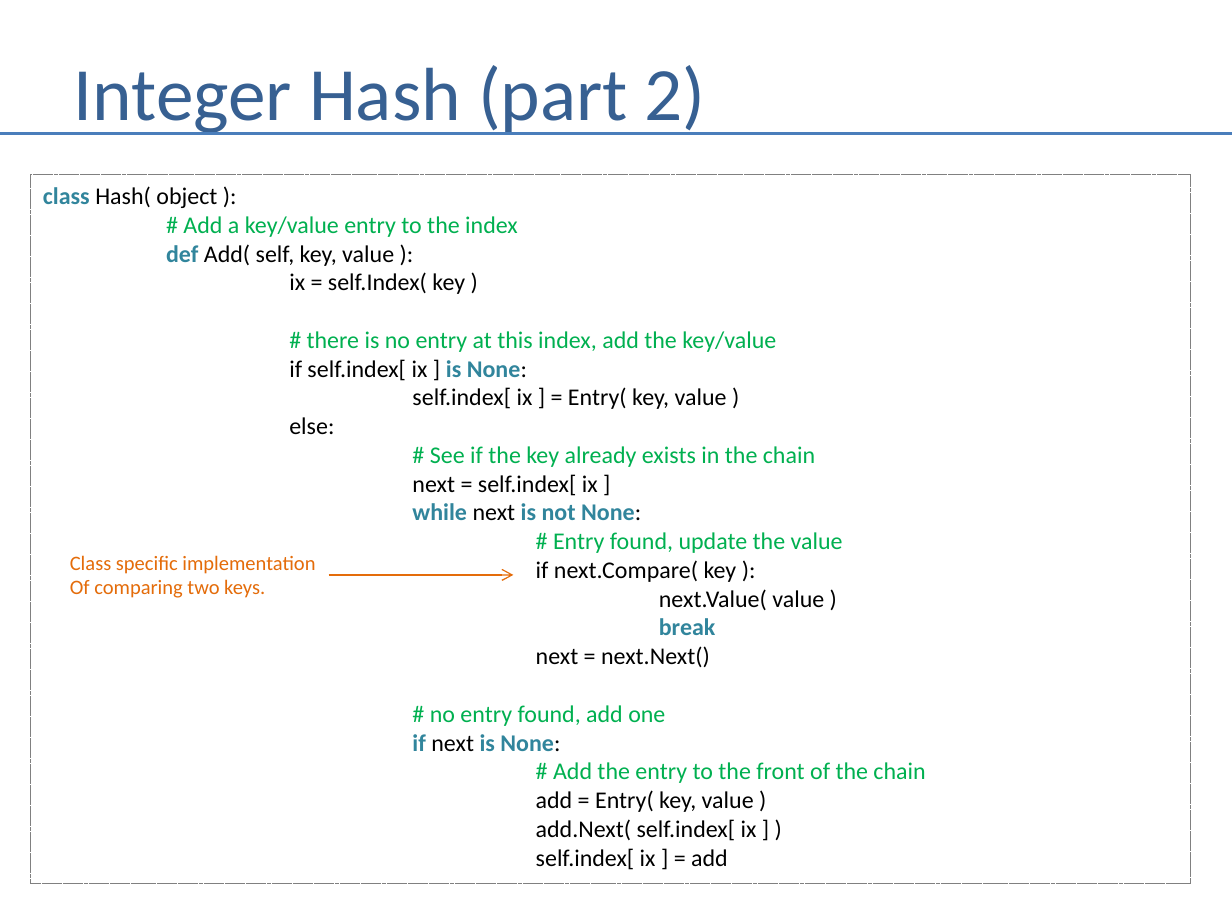
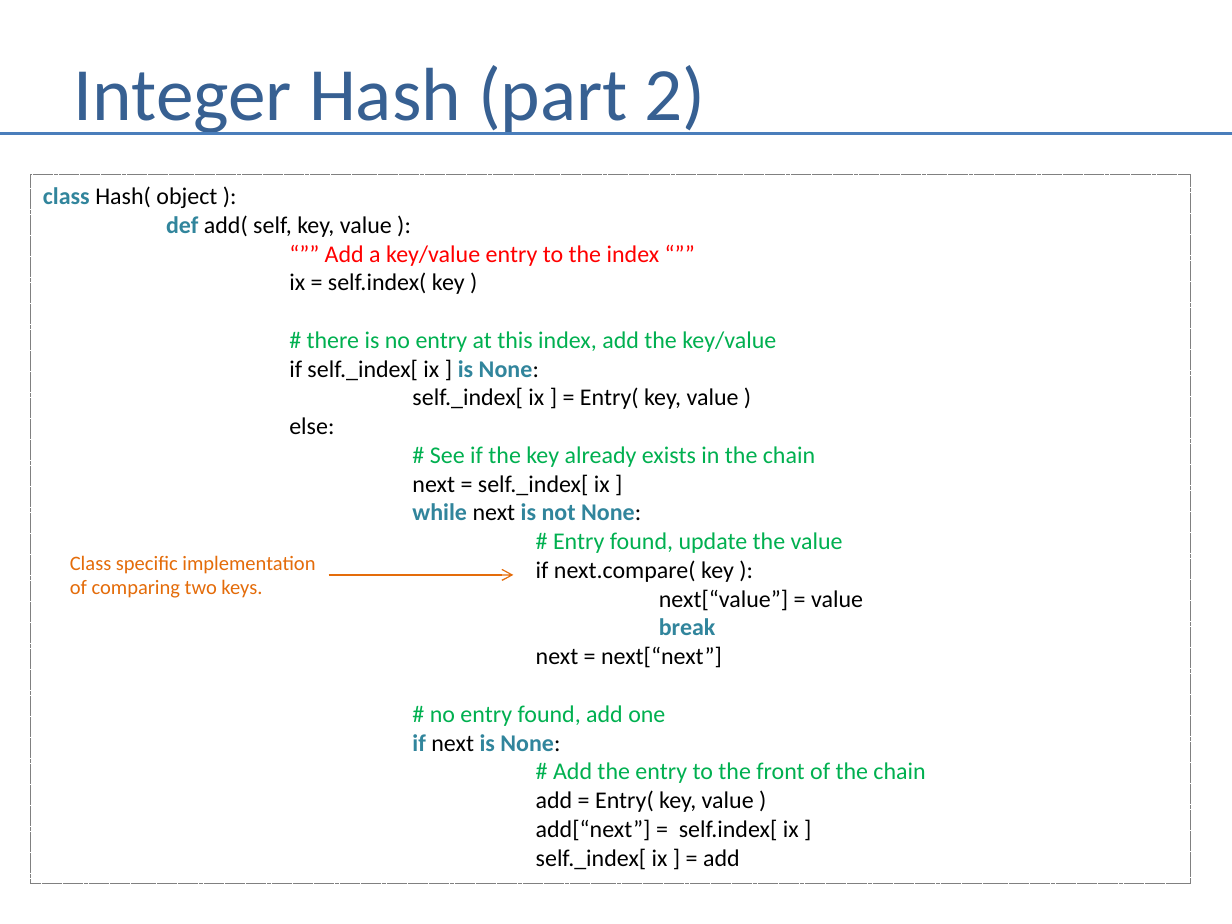
Before and after one commit to andrewferlitsch/Portland-Data-Science-Group, a slide deck: slide 86 of Presentations/Whiteboarding.pptx. Drawn at 1232x924 pixels with LibreOffice and Linux fonts; fonts in the diff are those of the drawing. Boxes give left, top, right and bottom in pixels: in the first picture for what was removed or moved away, otherwise in the second. Text is boxed around its words. In the diff, an @@ line names an element or a change of style, - is before the commit and + after.

```diff
--- a/Presentations/Whiteboarding.pptx
+++ b/Presentations/Whiteboarding.pptx
@@ text in rectangle at bbox=[166, 215, 660, 294]: text changed @@
-# Add a key/value entry to the index
-def Add( self, key, value ):
-ix = self.Index( key )
+def add( self, key, value ):
+“”” Add a key/value entry to the index “””
+ix = self.index( key )
@@ text in rectangle at bbox=[289, 359, 739, 409]: text changed @@
-if self.index[ ix ] is None:
-self.index[ ix ] = Entry( key, value )
+if self._index[ ix ] is None:
+self._index[ ix ] = Entry( key, value )
@@ text in rectangle at bbox=[412, 474, 610, 496]: text changed @@
-next = self.index[ ix ]
+next = self._index[ ix ]
@@ text in rectangle at bbox=[536, 560, 863, 611]: text changed @@
-if next.Compare( key ):
-next.Value( value )
+if next.compare( key ):
+next[“value”] = value
@@ text at bbox=[70, 579, 262, 598]: text changed @@
-Of comparing two keys.
+of comparing two keys.
@@ text in rectangle at bbox=[536, 646, 722, 668]: text changed @@
-next = next.Next()
+next = next[“next”]
@@ text in rectangle at bbox=[536, 819, 799, 870]: text changed @@
-add.Next( self.index[ ix ] )
-self.index[ ix ] = add
+add[“next”] = self.index[ ix ]
+self._index[ ix ] = add
```
Also in this commit, not shown: 9 other slides changed, 1 other file.
